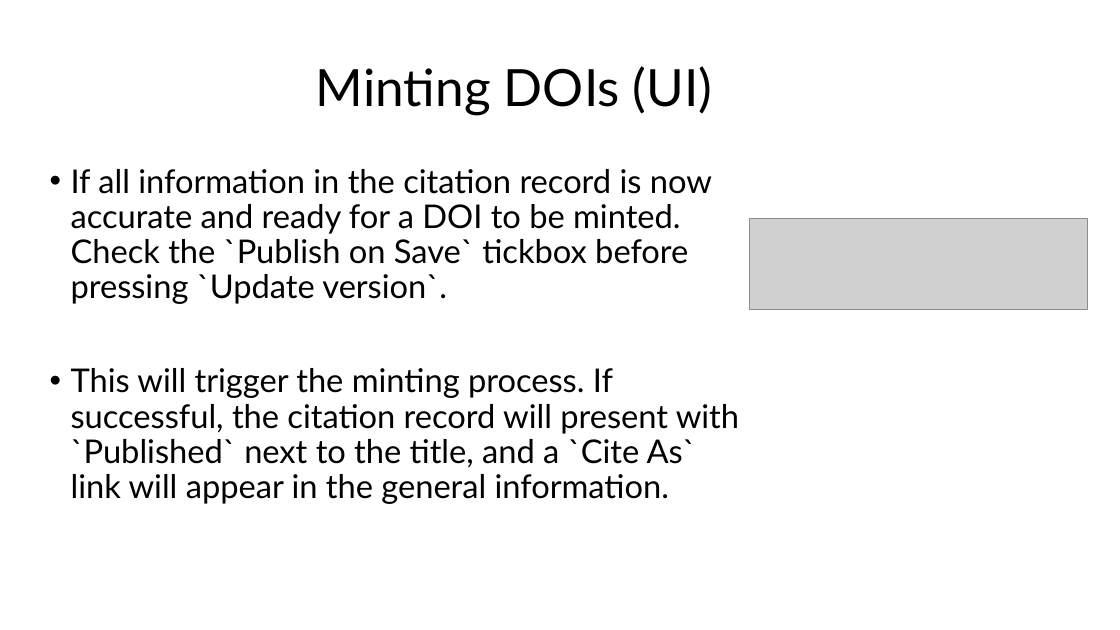
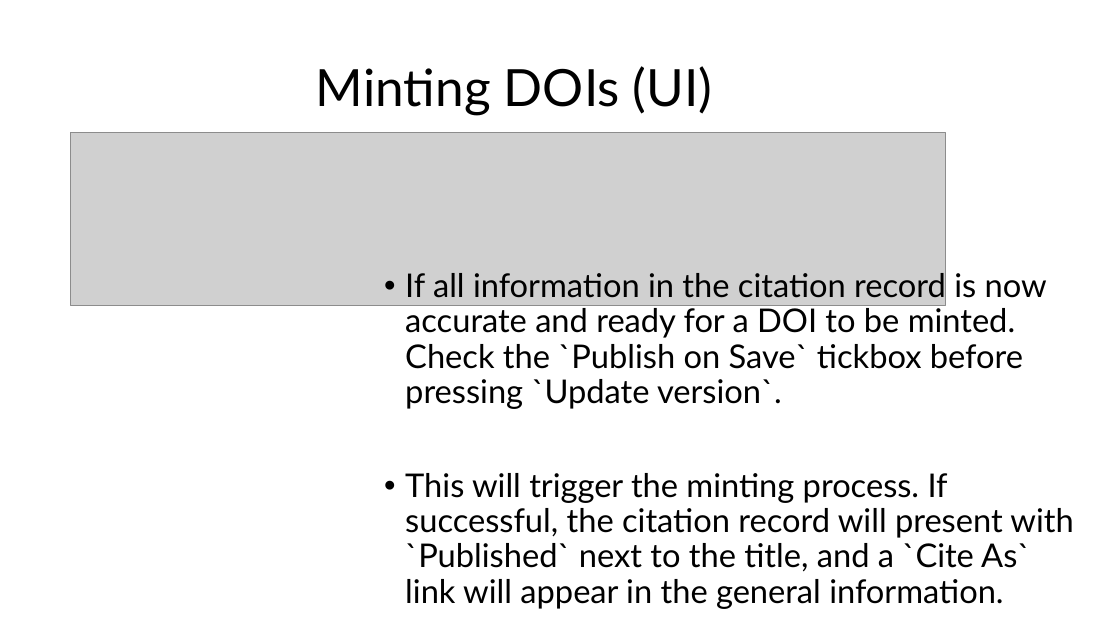
Before and after one commit to cedadev/cmip7-citation-service, a slide deck: slide 15 of docs/CitationReviewerGuide.pptx (slide 14 before the commit). Drawn at 1120x630 pixels with LibreOffice and Linux fonts; fonts in the diff are those of the drawing; grey boxes stand for pictures. Boxes give left, top, right and bottom in pixels: in the first picture for what was removed or moved away, otherwise in the second. Text is boxed around its words. In the diff, an @@ line names an element or a change of style, - is before the commit and + after.

```diff
--- a/docs/CitationReviewerGuide.pptx
+++ b/docs/CitationReviewerGuide.pptx
@@ picture added at (70,133,946,306) @@
@@ picture removed at (750,218,1088,309) @@
@@ text "If all information in the ..." rewrapped from (71,169,739,504) to (405,268,1073,609) @@
```
Also in this commit, not shown: 3 other slides changed, 1 slide added, 1 other file.
